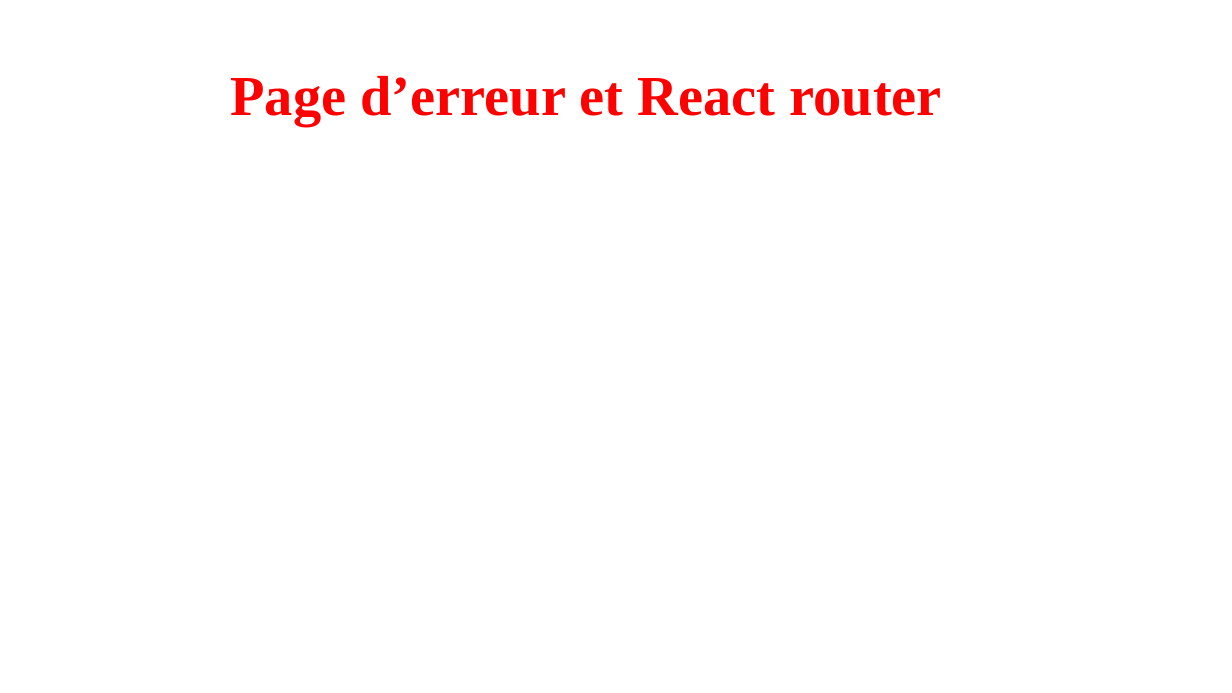
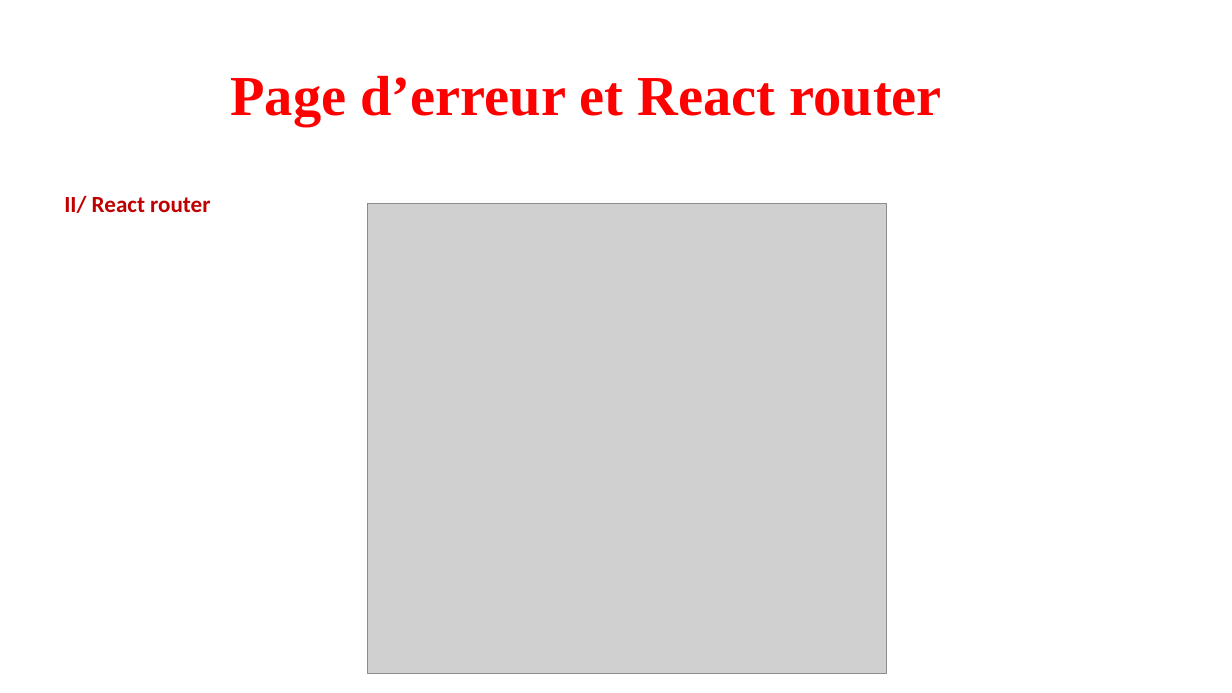
Before and after one commit to VinceDS99/Projet-6-Kasa, a slide deck: slide 16 of Présentation site Kasa.pptx (slide 7 before the commit). Drawn at 1232x693 pixels with LibreOffice and Linux fonts; fonts in the diff are those of the drawing; grey boxes stand for pictures. Boxes give left, top, right and bottom in pixels: in the first picture for what was removed or moved away, otherwise in the second. Text is boxed around its words. In the diff, an @@ line names an element or a change of style, - is before the commit and + after.

```diff
--- a/Présentation site Kasa.pptx
+++ b/Présentation site Kasa.pptx
@@ text added at [64, 195, 210, 213], 18 pt, text #C00000, bold @@
+II/ React router
@@ picture added at [367, 203, 886, 675] @@
```
Also in this commit, not shown: 4 other slides changed, 10 slides added, 10 other files.
